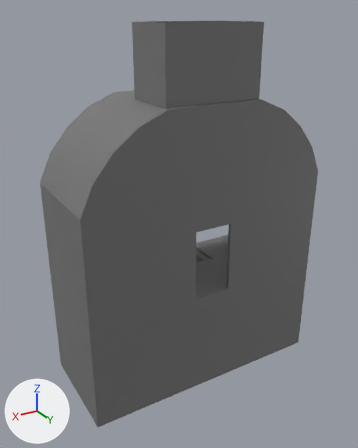
The FBX model Assets/Level_Art/Meshes/Modules/Draft/SMD_Sewer_Tunnel_G.fbx, before and after one commit.
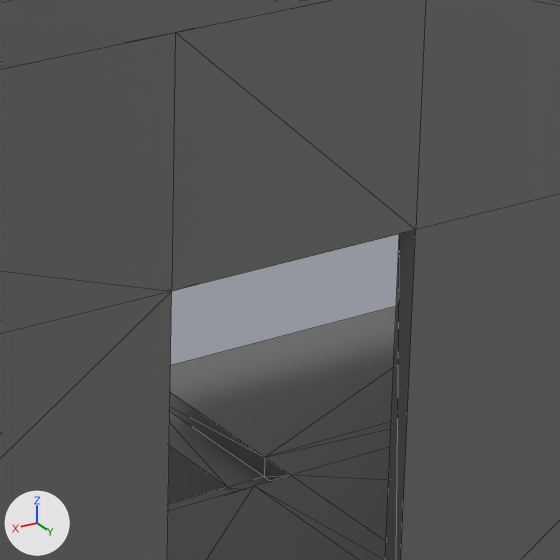
Each version is shown whole from a 50 mm camera at (3.42, 12.74, 7.22) aimed at (-3.29, 1.56, 1.63), then close up on the part from 48% to 70% of the width and 43% to 60% of the height. Lighting does not change. The marker at lower left points along +X, +Y and +Z. The close-ups show mesh edges as thin lines. Where no turn or scale is listed for an object, it has been applied to the vertices. Vertices at the same position are counted once.

In view in the first close-up: 'SMD_Sewer_Base_G_00', 'SMD_Sewer_Ceiling_Wall_G', 'SMD_Sewer_Wall_G_03'.
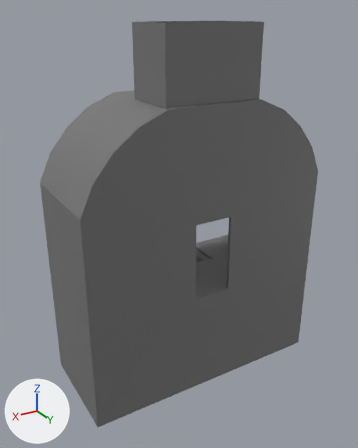
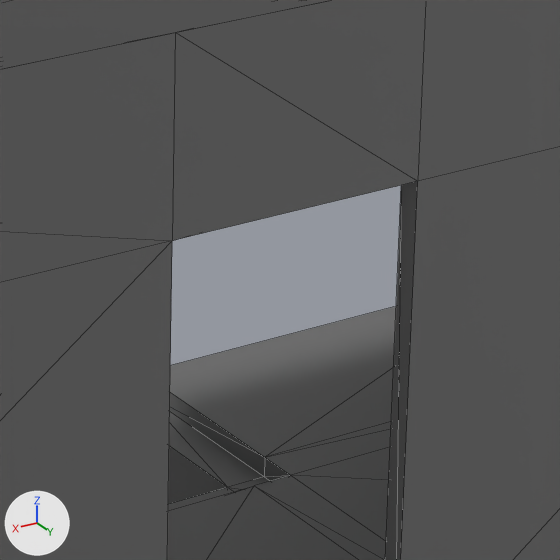
The change in detail:
me_mesh_005 has 24 vertices, 44 faces and spans x 0.0..7.0, y 0.0..0.1, z 0.0..3.0.
me_mesh_005 is used by ob_smd_sewer_wall_g_03; location (-7.0, 2.9, 0.0).
Before the commit, vertices of me_mesh_005: 16 (0.0, 0.1, 2.0), 17 (2.95, 0.1, 2.0) at pixel (415, 229), 18 (4.05, 0.1, 2.0) at pixel (171, 291), 19 (7.0, 0.1, 2.0), 20 (7.0, 0.0, 2.0).
Before the commit, vertices of me_mesh_005: 21 (4.05, 0.0, 2.0), 22 (2.95, 0.0, 2.0), 23 (0.0, 0.0, 2.0).
Part 1, on me_mesh_005:
Vertices 16 to 23 of me_mesh_005 move by (0.0, 0.0, 0.2).

What differs and where, as boxes [x1, y1, x2, y2] in the close-ups (560 x 560 px; the box of a moved part takes in the faces that stretch with it):
part 1 of me_mesh_005, moved or reshaped
    both: [0, 0, 560, 560]
